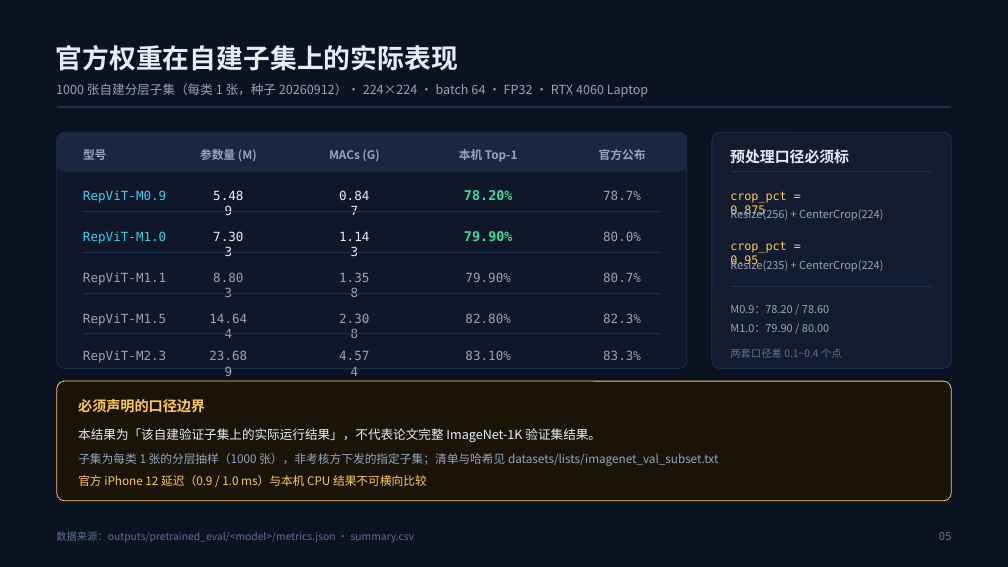
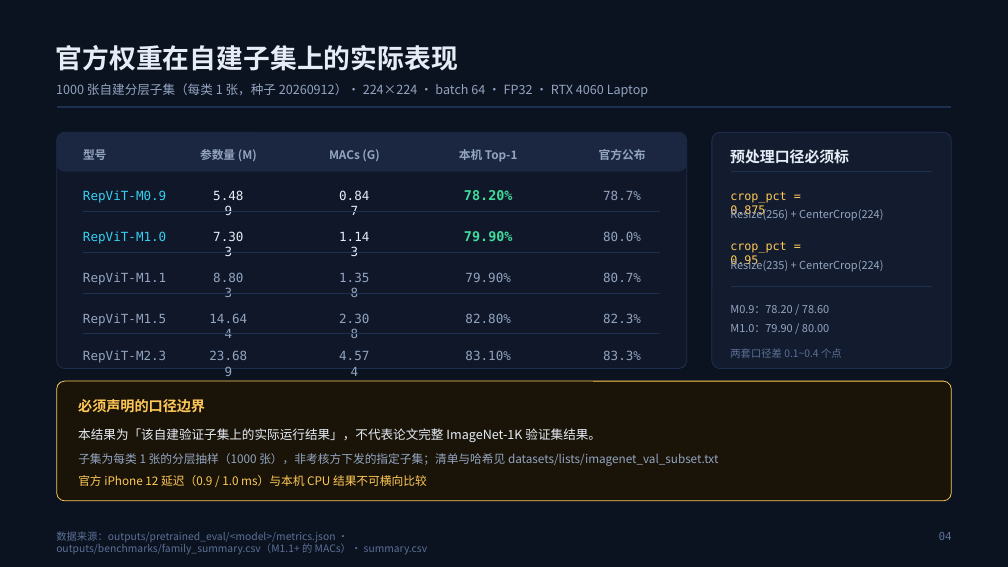
Before and after one commit to 8ga-tech/RepViT-Reproduction, a slide deck: slide 4 of report/答辩PPT_RepViT.pptx (slide 5 before the commit). Drawn at 1008x567 pixels with LibreOffice and Linux fonts; fonts in the diff are those of the drawing. Boxes give left, top, right and bottom in pixels: in the first picture for what was removed or moved away, otherwise in the second. Text is boxed around its words. In the diff, an @@ line names an element or a change of style, - is before the commit and + after.

```diff
--- a/report/答辩PPT_RepViT.pptx
+++ b/report/答辩PPT_RepViT.pptx
@@ text at box(56, 531, 428, 555): text changed @@
-数据来源：outputs/pretrained_eval/<model>/metrics.json · summary.csv
+数据来源：outputs/pretrained_eval/<model>/metrics.json · outputs/benchmarks/family_summary.csv（M1.1+ 的 MACs）· summary.csv
@@ text at box(939, 532, 952, 540): text changed @@
-05
+04
```
Also in this commit, not shown: 13 other slides changed, 1 slide added, 1 slide removed, 36 other files.
